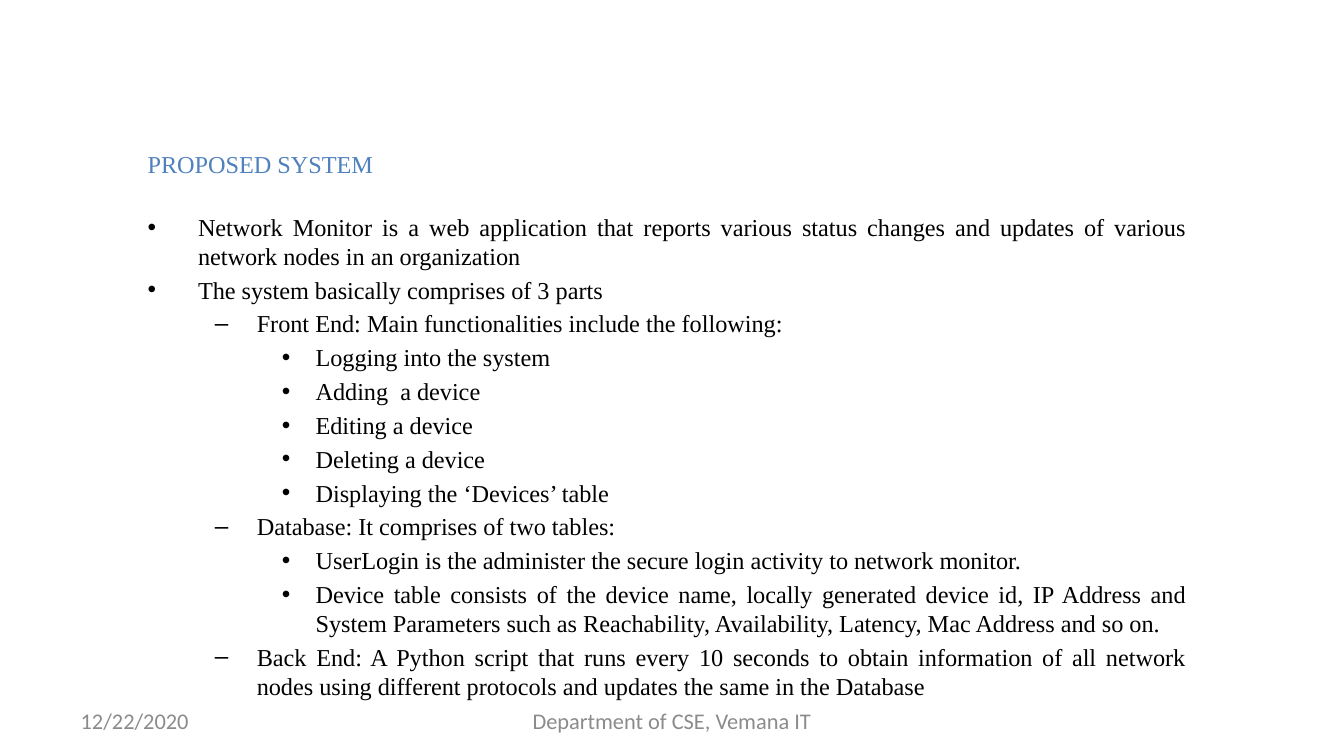
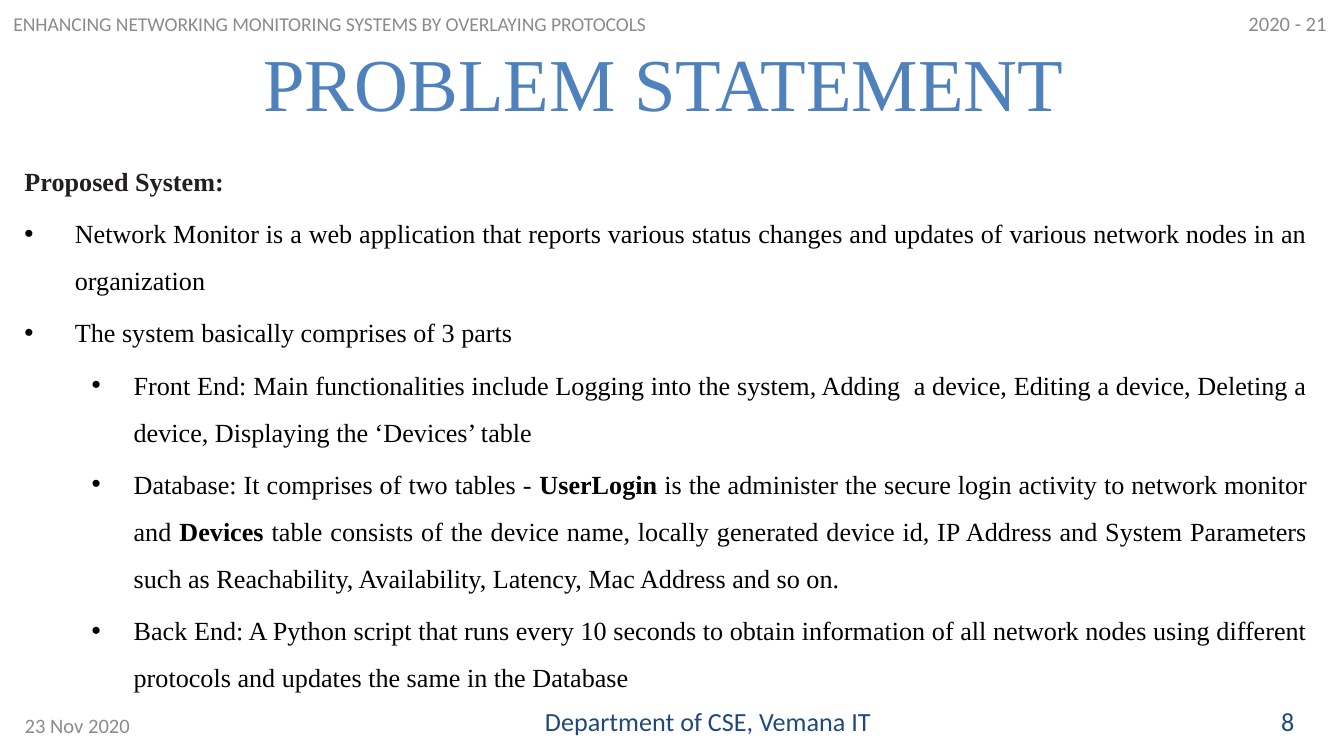
Before and after one commit to rajashreey841/network-monitor, a slide deck: slide 13 of PPT-Review-1.pptx (slide 10 before the commit). Drawn at 1344x756 pixels with LibreOffice and Linux fonts; fonts in the diff are those of the drawing. Boxes give left, top, right and bottom in pixels: in the first picture for what was removed or moved away, otherwise in the second. Text is boxed around its words. In the diff, an @@ line names an element or a change of style, - is before the commit and + after.

```diff
--- a/PPT-Review-1.pptx
+++ b/PPT-Review-1.pptx
@@ text added at box(13, 18, 646, 31), 10.5 pt, text #8C8C8C @@
+ENHANCING NETWORKING MONITORING SYSTEMS BY OVERLAYING PROTOCOLS
@@ text added at box(1248, 18, 1327, 31), 11 pt, text #8C8C8C @@
+2020 - 21
@@ text added at box(263, 61, 1063, 112), 40 pt, text #4F81BD @@
+PROBLEM STATEMENT
@@ text "Proposed System:": place and size @@
-text "Proposed System:" at box(148, 157, 1186, 701)
+text "Proposed System:" at box(24, 173, 1307, 693)
@@ text at box(24, 173, 224, 197): text changed; size 12.9 to 14 pt; text colour #4F81BD to #231F20; bold on @@
-PROPOSED SYSTEM
+Proposed System:
@@ text at box(75, 224, 1306, 693): size 12.9 to 14 pt in "Network Monitor is a web application that ...", "The system basically comprises of 3 parts", "Back End: A Python script that runs ..."; line spacing 1 to 1.5; bullet – to • @@
@@ text at box(134, 376, 1307, 594): text changed; size 12.9 to 14 pt @@
-  – Front End: Main functionalities include the following:
-    • Logging into the system
-    • Adding a device
-    • Editing a device
-    • Deleting a device
-    • Displaying the ‘Devices’ table
-  – Database: It comprises of two tables:
-    • UserLogin is the administer the secure login activity to network monitor.
-    • Device table consists of the device name, locally generated device id, IP Address and System Parameters such as Reachability, Availability, Latency, Mac Address and so on.
+  • Front End: Main functionalities include Logging into the system, Adding a device, Editing a device, Deleting a device, Displaying the ‘Devices’ table
+  • Database: It comprises of two tables - UserLogin is the administer the secure login activity to network monitor and Devices table consists of the device name, locally generated device id, IP Address and System Parameters such as Reachability, Availability, Latency, Mac Address and so on.
@@ text "Department of CSE, Vemana IT" at box(545, 713, 870, 736): size 12 to 14 pt, text colour #8C8C8C to #1F497D; alignment centre to right @@
@@ text added at box(1281, 713, 1294, 731), 14 pt, text #1F497D @@
+8
@@ text at box(25, 720, 130, 733): text changed; size 12 to 11 pt @@
-12/22/2020
+23 Nov 2020
```
Also in this commit, not shown: 11 other slides changed, 6 slides added, 1 slide removed, 2 other files.
